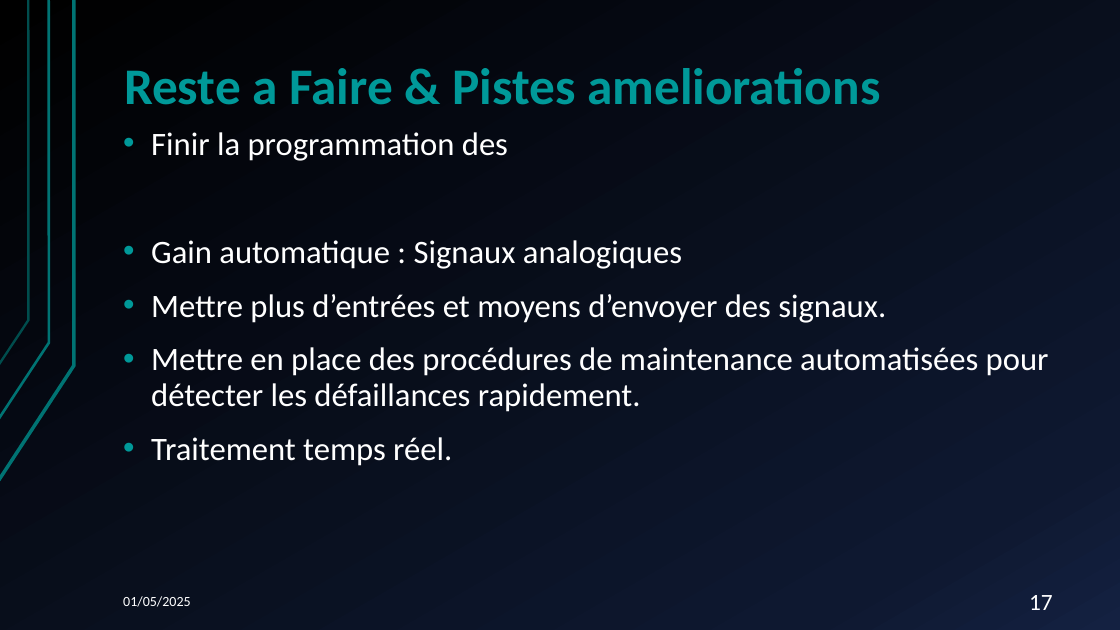
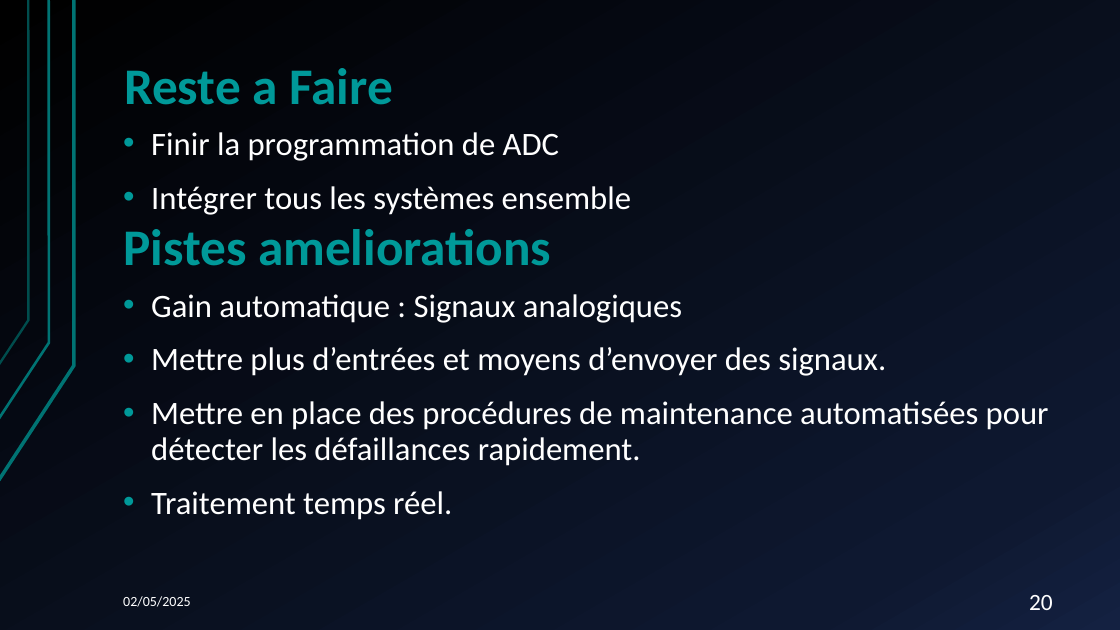
Before and after one commit to A-s-a-d/Table-de-Mixage, a slide deck: slide 20 of SousSysteme_Entrees/Documentation/PRESENTATION/Presentation_3_SAE_S6.pptx (slide 17 before the commit). Drawn at 1120x630 pixels with LibreOffice and Linux fonts; fonts in the diff are those of the drawing. Boxes give left, top, right and bottom in pixels: in the first picture for what was removed or moved away, otherwise in the second. Text is boxed around its words. In the diff, an @@ line names an element or a change of style, - is before the commit and + after.

```diff
--- a/SousSysteme_Entrees/Documentation/PRESENTATION/Presentation_3_SAE_S6.pptx
+++ b/SousSysteme_Entrees/Documentation/PRESENTATION/Presentation_3_SAE_S6.pptx
@@ text at bbox=[124, 68, 393, 105]: text changed @@
-Reste a Faire & Pistes ameliorations
+Reste a Faire
@@ text at bbox=[151, 132, 631, 215]: text changed @@
-• Finir la programmation des
+• Finir la programmation de ADC
+• Intégrer tous les systèmes ensemble
@@ text added at bbox=[123, 229, 551, 266], 44 pt, text #009999, bold @@
+Pistes ameliorations
@@ text at bbox=[123, 596, 190, 607]: text changed @@
-01/05/2025
+02/05/2025
@@ page number at bbox=[1029, 595, 1053, 610]: text changed @@
-17
+20
```
Also in this commit, not shown: 18 other slides changed, 3 slides added, 2 other files.
